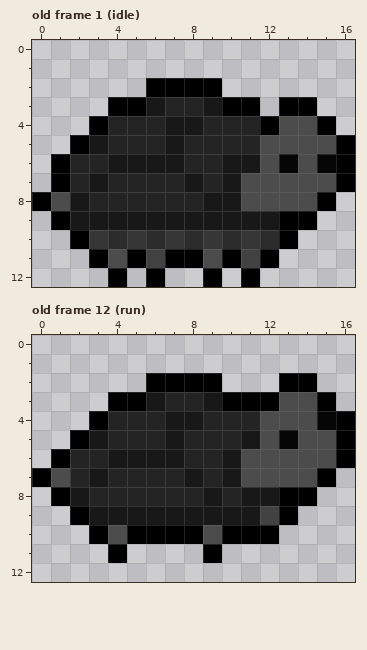
Two states of a pixel-art file, sprites/chars/turtle_run.aseprite. Above: the version before the commit.
17x13 pixels, 12 frames. Shown: old frame 1 (idle), old frame 12 (run). The commit also changed other frames, which this record leaves out.
Once edited:
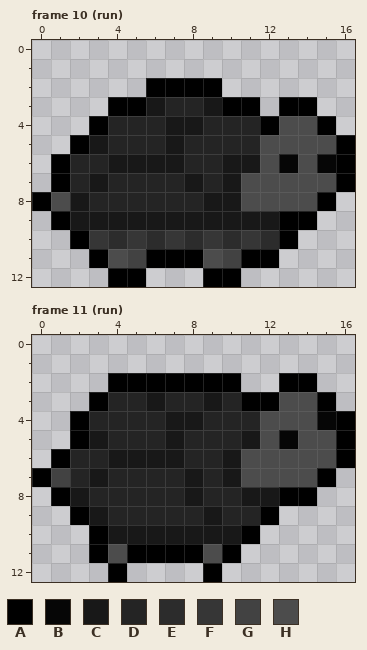
Palette (. is transparent): A #000000  B #060606  C #181818  D #242424  E #2c2c2c  F #363636  G #424242  H #4c4c4c
A new or re-ordered frame is compared with the old frame closest to it.
What changed:
frames re-ordered
--- frame 10 (run) against old frame 1 (idle), layer "line"
@@ x 3..13 @@
 10 FEFEFEFEFEA
-11 AHAGAAHAGA.
-12 .A.A..A.A..
+11 AHGAAAHGAA.
+12 .AA...AA...
--- frame 11 (run) against old frame 12 (run), layers "line", "feet", "body"
@@ x 0..16 @@
  1 .................
- 2 ......AAAA...AA..
- 3 ....AACDDCAAAHHA.
- 4 ...ADDDCCDDDHHHBA
+ 2 ....AAAAAAA..AA..
+ 3 ...ADDCDDCDAAHHA.
+ 4 ..ADDDDCCDDDHHHBA
  5 ..ACDDDCDDDCHBHHA
  6 .ADDCCCCDDCHHHHHA
- 7 AHDCDDDDCDCHHHHA.
- 8 .ACDDDDDDCDCCAA..
- 9 ..ACCCCCCCCCGA...
-10 ...AHAAAAHAAA....
-11 ....A....A.......
-12 .................
+ 7 AGDCDDDDCDCHHHHA.
+ 8 .ACDDDDDCDDCCAA..
+ 9 ..ACDDDDDCDDA....
+10 ...ACCCCCCCA.....
+11 ...AHAAAAHA......
+12 ....A....A.......
